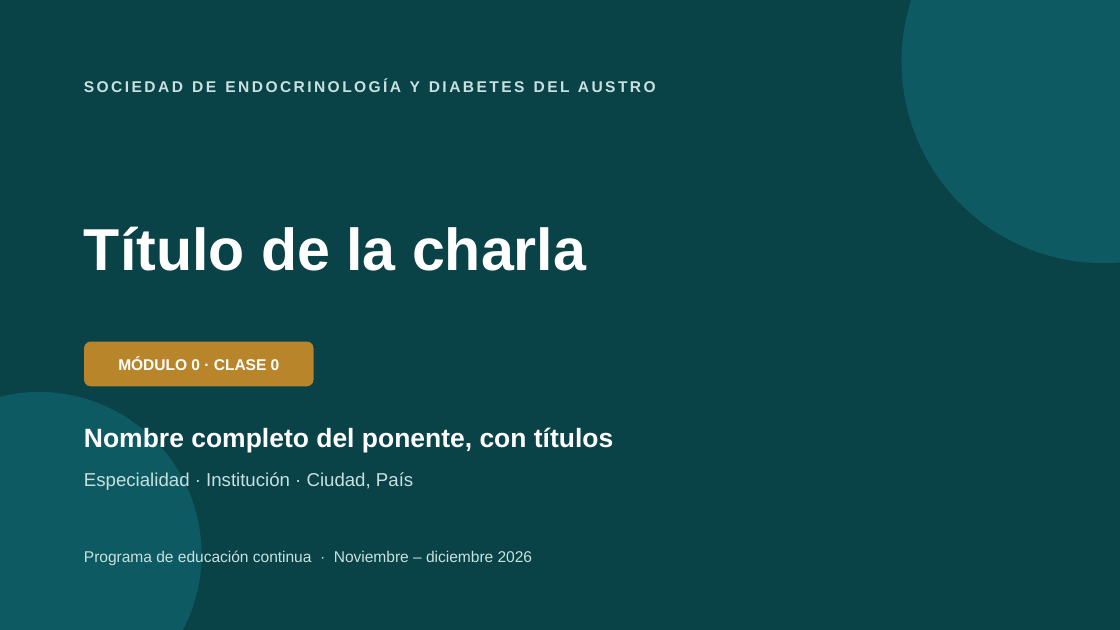
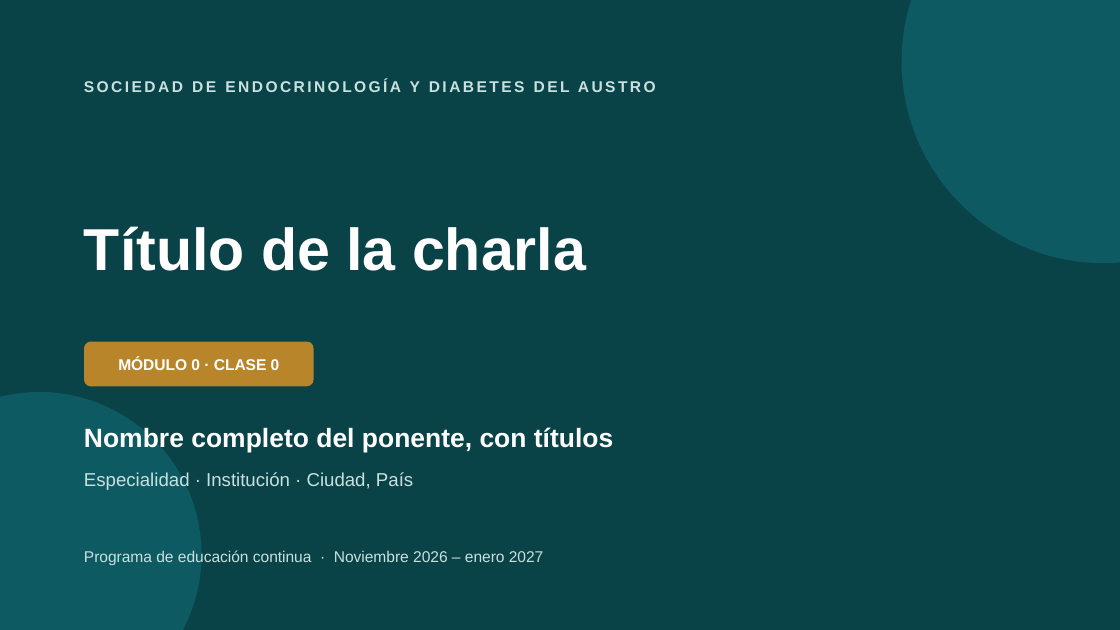
Before and after one commit to Dra-Omidres/Academic-, a slide deck: slide 2 of curso-obesidad-seda/SEDA_Plantilla_Ponentes.pptx. Drawn at 1120x630 pixels with LibreOffice and Linux fonts; fonts in the diff are those of the drawing. Boxes give left, top, right and bottom in pixels: in the first picture for what was removed or moved away, otherwise in the second. Text is boxed around its words. In the diff, an @@ line names an element or a change of style, - is before the commit and + after.

```diff
--- a/curso-obesidad-seda/SEDA_Plantilla_Ponentes.pptx
+++ b/curso-obesidad-seda/SEDA_Plantilla_Ponentes.pptx
@@ text at (84, 550, 544, 565): text changed @@
-Programa de educación continua · Noviembre – diciembre 2026
+Programa de educación continua · Noviembre 2026 – enero 2027
```
Also in this commit, not shown: 1 other file.
